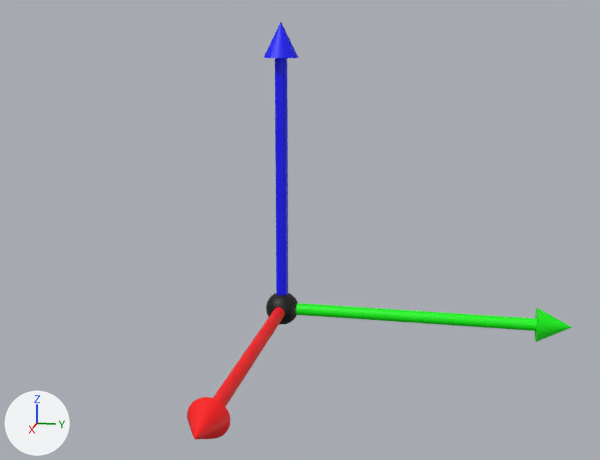
The OBJ model assets/3dmodels/Seta.obj, before and after one commit.
Both versions are drawn from a camera (50 mm lens) standing at (47.4, 10.6, 16.8) and looking at (7.8, 2.7, 6.9). The axes (+X, +Y, +Z) are drawn at lower left. The lights are the same throughout. Where no turn or scale is listed for an object, it has been applied to the vertices. Vertices at the same position are counted once.
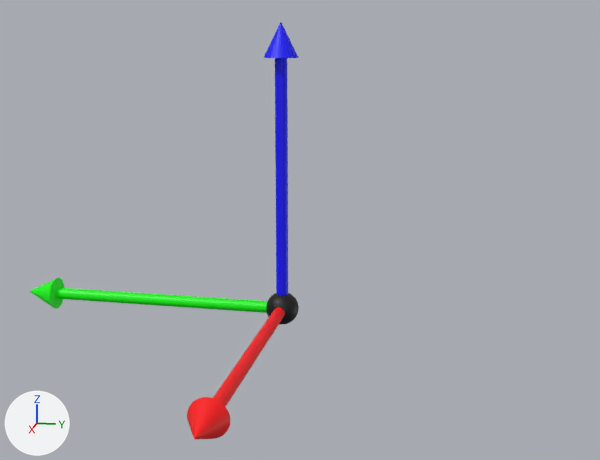
What differs and where, as boxes (x1, y1, x2, y2) in the pictures (600 x 460 px; the box of a moved part takes in the faces that stretch with it):
'Cube.002', reshaped (30% narrower): before (187, 22, 572, 439); after (29, 22, 299, 439)
part 1 of me_cube_002, moved or reshaped: before (296, 303, 572, 342); after (29, 278, 268, 313)

What the commit changed:
me_cube_002 has 773 vertices, 800 faces and spans x -1.0..17.1, y -1.0..17.1, z -1.0..17.1.
me_cube_002 is used by ob_cube_002; location (0.0, 0.0, 0.0).
me_cube_002 part 1: the loose piece of 97 vertices spanning x -1.0..1.0, y 0.5..17.1, z -1.0..1.0 is turned -180 degrees about the z axis through its middle, then moved by (0.0, -17.5, 0.0).
